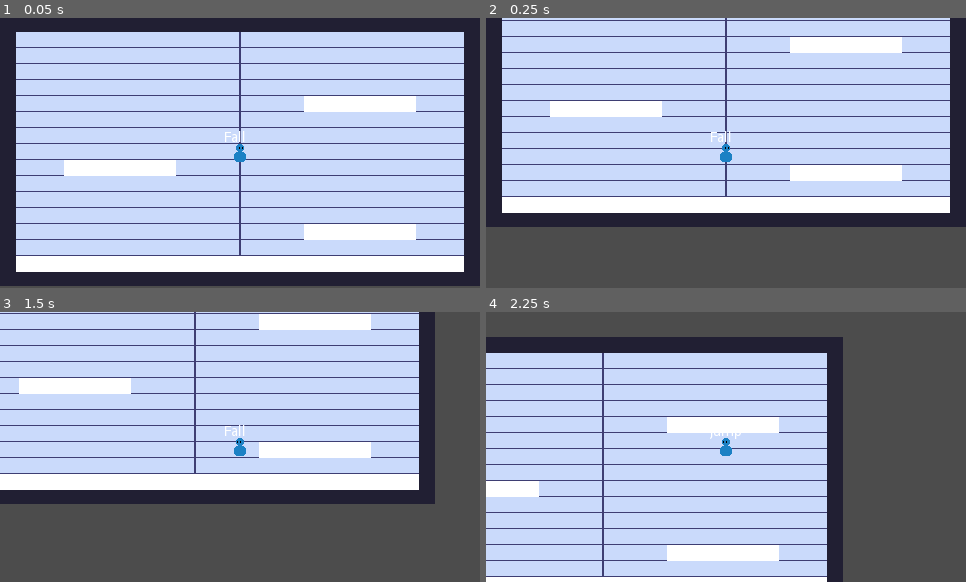
Above: before the commit, frames 1-4 (two rows, left to right).
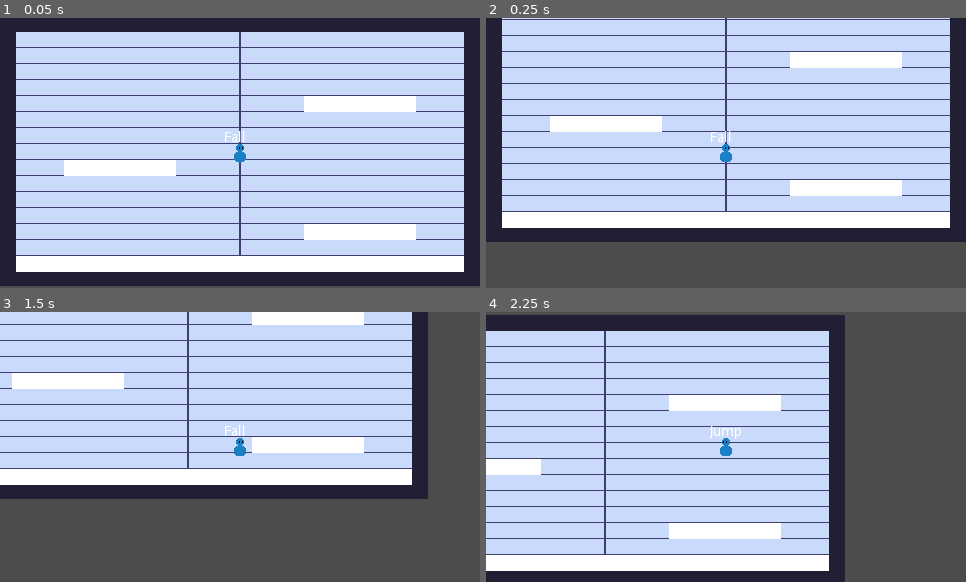
Above: after the commit, the same moments.

Repository: VuurMos/godot-3.5-platformer-character-controller
Game: Godot game, scene res://Game.tscn
Two runs of this game, one before a commit and one after it. Both use one fixed random seed, a clock stepped at 60 frames per second and the inputs below.
Inputs:
- Up to frame 1 (0.05 s): no input
- Up to frame 2 (0.25 s): no input
- Up to frame 3 (1.5 s): hold Space (jump) 0.53-1.28 s; hold Right (right) from 0.53 s (still down); tap Enter at 1.25 s; tap Space (jump) at 1.35 s
- Up to frame 4 (2.25 s): tap Space (jump) at 1.52, 1.82 s; release Right (right) at 2.03 s; hold Left (left) from 2.03 s (still down); hold Space (jump) from 2.03 s (still down)

Frame 1 is identical in both runs. In frame 2, 31% of the frame differs, in the area x 0-100%, y 0-83%; in frame 3, 15%; in frame 4, 30%.

Commit message:
Organizing code in controller + FSM base

Diff:
--- a/platformer-controller/player/platform-controller.gd
+++ b/platformer-controller/player/platform-controller.gd
@@ -15,7 +15,7 @@
 var allow_double_jump := false
 
 # Jump and fall kinematics
-var jump_height = 4 * TILE_SIZE
+var jump_height = 3 * TILE_SIZE
 var jump_x_dist = 3 * TILE_SIZE
 var fall_x_dist = 1.75 * TILE_SIZE
 
--- a/platformer-controller/player/player-state-machine.gd
+++ b/platformer-controller/player/player-state-machine.gd
@@ -32,6 +32,7 @@
 		return
 
 	state.exit()
+	# TODO: swap node search for direct node paths
 	state = get_node(target_state_name)
 	state.enter(msg)
 	emit_signal("transitioned", state.name)
